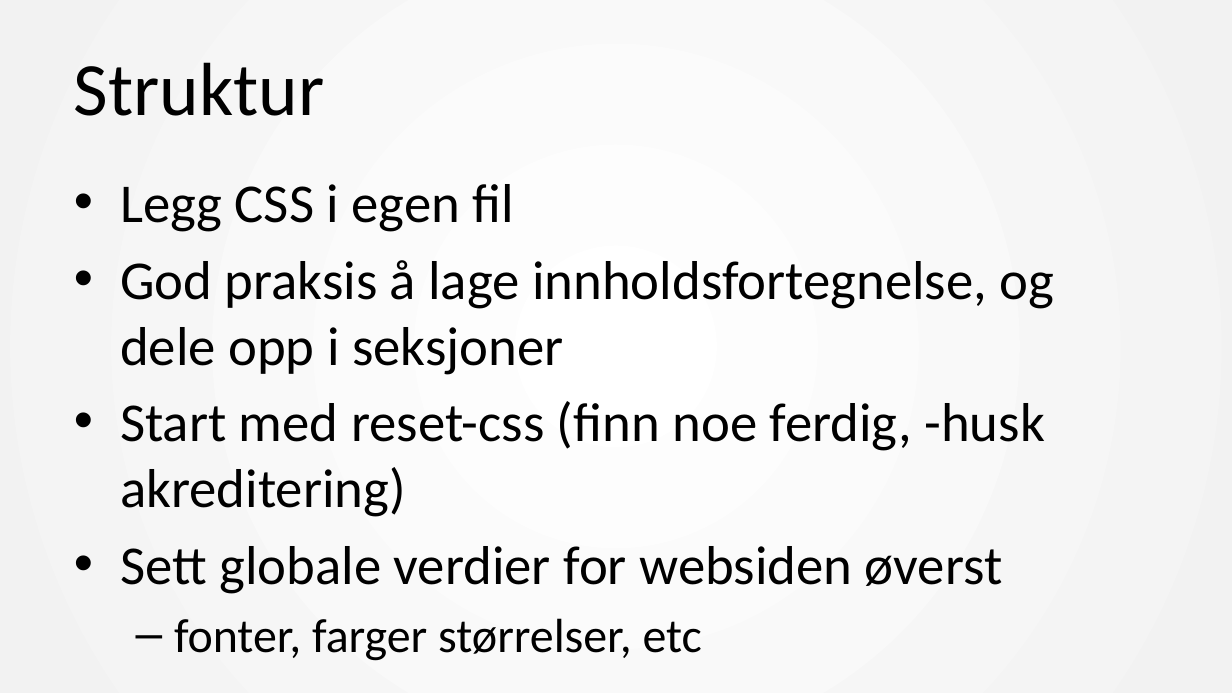
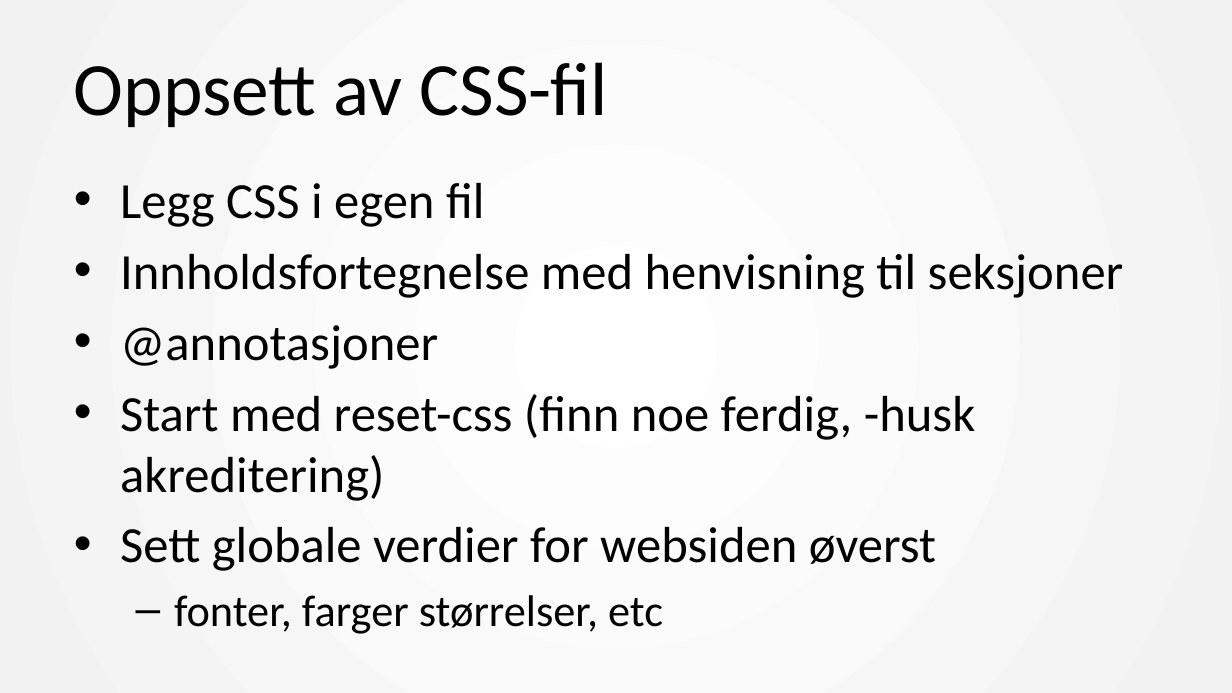
Before and after one commit to mesan/css-kurs, a slide deck: slide 6 of Foiler/1. CSS basic.pptx (slide 9 before the commit). Drawn at 1232x693 pixels with LibreOffice and Linux fonts; fonts in the diff are those of the drawing. Boxes give left, top, right and bottom in pixels: in the first picture for what was removed or moved away, otherwise in the second. Text is boxed around its words. In the diff, an @@ line names an element or a change of style, - is before the commit and + after.

```diff
--- a/Foiler/1. CSS basic.pptx
+++ b/Foiler/1. CSS basic.pptx
@@ title at box(74, 62, 608, 127): text changed @@
-Struktur
+Oppsett av CSS-fil
@@ text at box(120, 183, 976, 634): size 32 to 29.6 pt in "Legg CSS i egen fil", "Start med reset-css (finn noe ferdig, -husk ...", "Sett globale verdier for websiden øverst"; size 28 to 25.9 pt in "fonter, farger størrelser, etc" @@
@@ text at box(120, 253, 1124, 369): text changed; size 32 to 29.6 pt @@
-• God praksis å lage innholdsfortegnelse, og dele opp i seksjoner
+• Innholdsfortegnelse med henvisning til seksjoner
+• @annotasjoner
```
Also in this commit, not shown: 1 slide removed, 4 other files.
